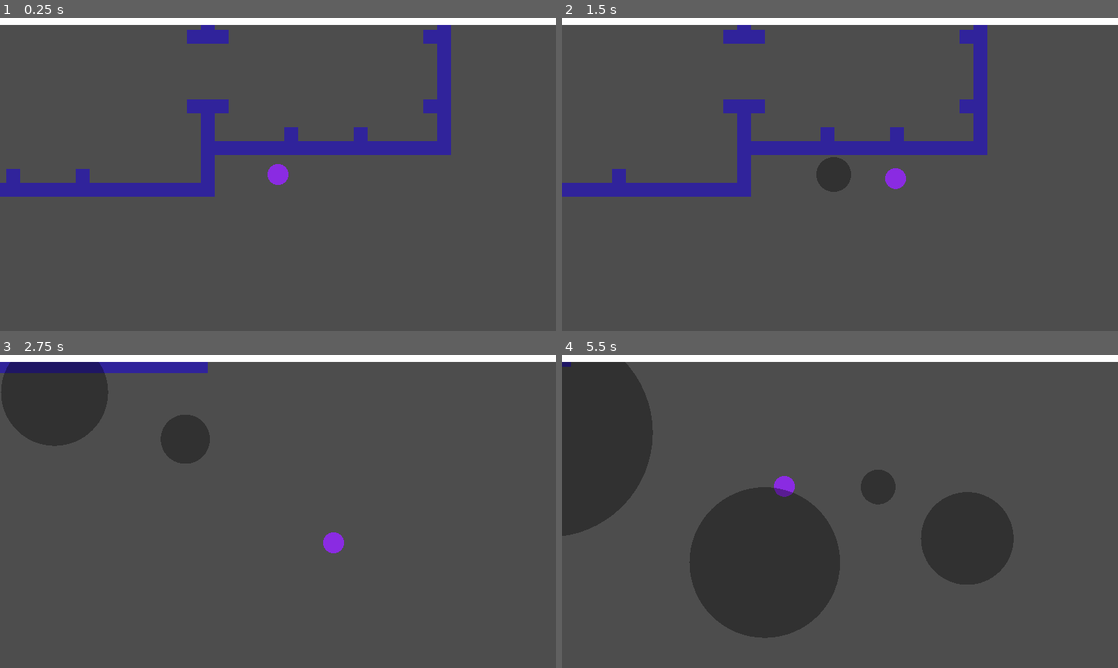
Above: before the commit, frames 1-4 (two rows, left to right).
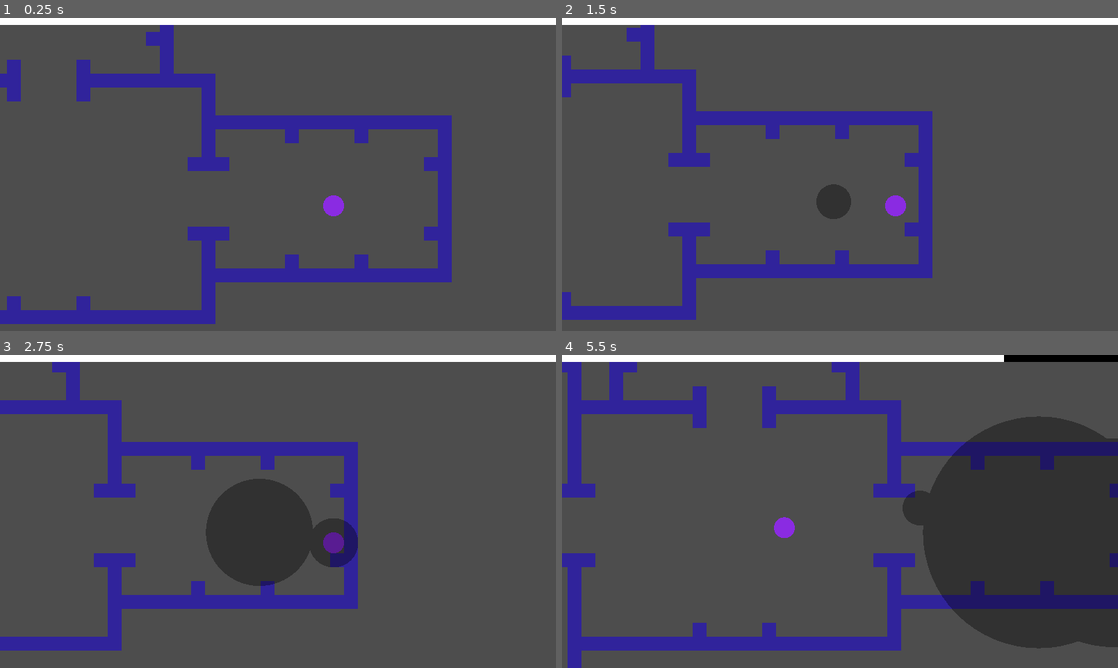
Above: after the commit, the same moments.

Repository: RainbowAsteroids/roll-with-the-pollution
Game: Godot game, scene res://test_scene.tscn
The game is run twice, just before and just after one commit, with the same random seed, the same clock (stepped at 60 frames per second) and the same inputs. The engine's default icon, where the game draws it, is replaced by a stand-in: a white triangle on a blue panel in a dark square.
Inputs (mouse positions are in pixels of both pictures, inside the frame that each line leads up to):
- Up to frame 1 (0.25 s): no input
- Up to frame 2 (1.5 s): tap Enter at 0.5 s; move the mouse to (962, 158) at 0.52 s; hold D (move_right) 0.53-1.28 s; click (962, 158) at 0.6 s; move the mouse to (728, 190) at 1.27 s; hold S (move_down) from 1.28 s (still down); click (728, 190) at 1.35 s
- Up to frame 3 (2.75 s): move the mouse to (333, 442) at 2.02 s; release S (move_down) at 2.03 s; hold D (move_right) from 2.03 s (still down); click (333, 442) at 2.1 s
- Up to frame 4 (5.5 s): move the mouse to (812, 574) at 2.77 s; release D (move_right) at 2.78 s; hold W (move_up) 2.78-3.53 s; click (812, 574) at 2.85 s; move the mouse to (1006, 558) at 3.52 s; hold A (move_left) 3.53-5.03 s; click (1006, 558) at 3.6 s; move the mouse to (673, 464) at 4.27 s; click (673, 464) at 4.35 s; move the mouse to (867, 511) at 5.02 s; hold S (move_down) from 5.03 s (still down); click (867, 511) at 5.1 s

The runs differ from the first frame. In frame 1, 16% of the frame differs, in the area x 0-82%, y 2-98%; in frame 2, 17%; in frame 3, 20%; in frame 4, 46%, in the area x 0-100%, y 0-100%.

Commit message:
fix #6

Diff:
--- a/MapGenerator/map_generator.tscn
+++ b/MapGenerator/map_generator.tscn
@@ -29,7 +29,6 @@
 pattern_2 = SubResource("TileMapPattern_gelyc")
 
 [node name="PatternContainer" type="TileMap"]
-position = Vector2(-3, -462)
 tile_set = SubResource("TileSet_1inuj")
 cell_quadrant_size = 48
 format = 2
--- a/test_scene.gd
+++ b/test_scene.gd
@@ -1,4 +1,14 @@
 extends Node2D
+
+func _ready():
+    var map: MapGenerator = $PatternContainer
+    var section := map.sections[0]
+    var center := section.bounds.position + (section.bounds.size / 2)
+    var pos := map.map_to_local(center)
+    $Player.position = pos
+    print(section.bounds.position)
+    print(center)
+    print(pos)
 
 func add_poison_drop(pd: Node):
     if pd:
